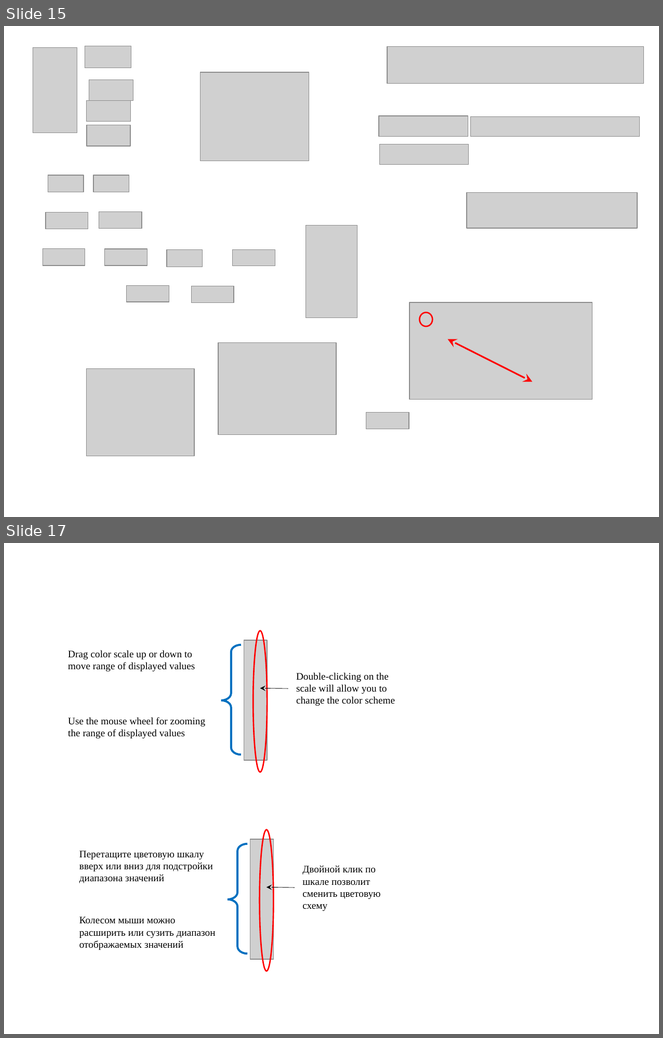
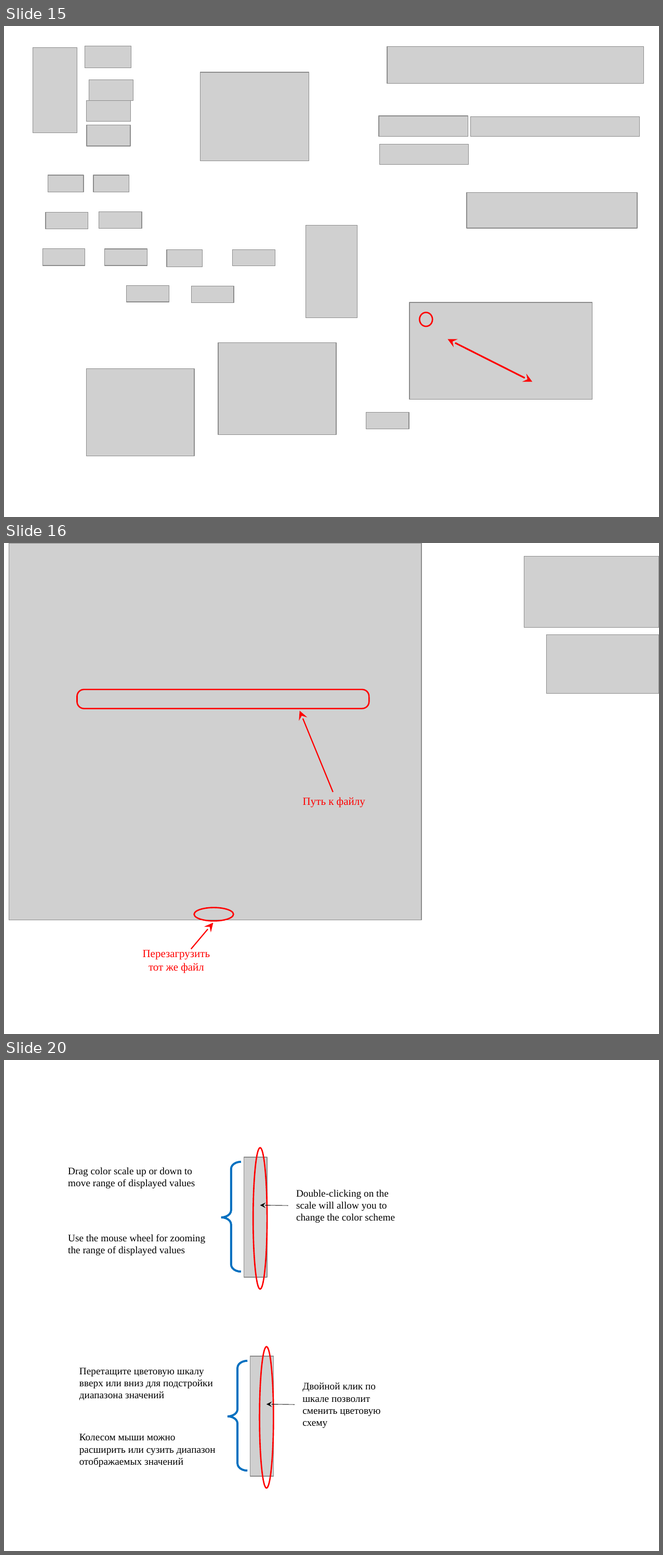
Before and after one commit to svech/Multifitting, a slide deck: manual/Pictures 2.0/Pictures 2.0.pptx. Shown one above the other, each under a label of ours: slides 15 and 17 before the commit, slides 15, 16 and 20 after it; the slides between them are not shown. The pictures are 663x1038 and 663x1555 pixels, drawn with LibreOffice and Linux fonts; fonts in the diff are those of the drawing; grey boxes stand for pictures. Boxes give left, top, right and bottom in pixels: in the first picture for what was removed or moved away, otherwise in the second. Text is boxed around its words. In the diff, an @@ line names an element or a change of style, - is before the commit and + after.

```diff
--- a/manual/Pictures 2.0/Pictures 2.0.pptx
+++ b/manual/Pictures 2.0/Pictures 2.0.pptx
@@ slide 16 added at [4, 543, 659, 1034], background #FFFFFF @@
@@ picture added at [524, 556, 659, 628] @@
@@ picture added at [546, 635, 659, 694] @@
@@ group added at [9, 543, 422, 973]: 2 arrows, 2 texts, 1 picture, 1 rounded rectangle, 1 ellipse @@
+Путь к файлу
+Перезагрузить тот же файл
@@ what was slide 17 is now slide 20 @@
```
Also in this commit, not shown: 3 other slides added, 1 slide removed, 1 other file.
